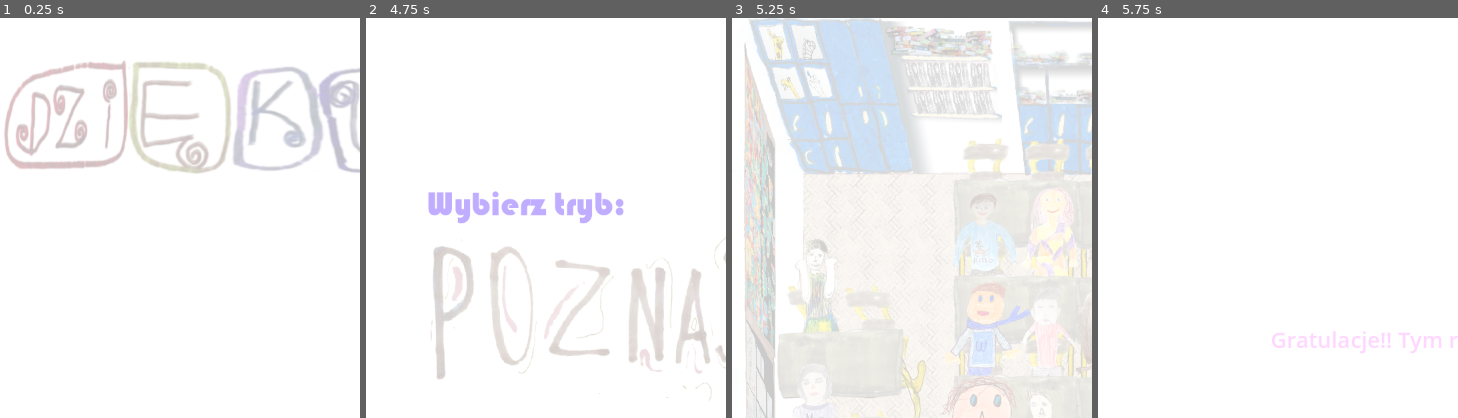
Above: before the commit, frames 1-4 (left to right).
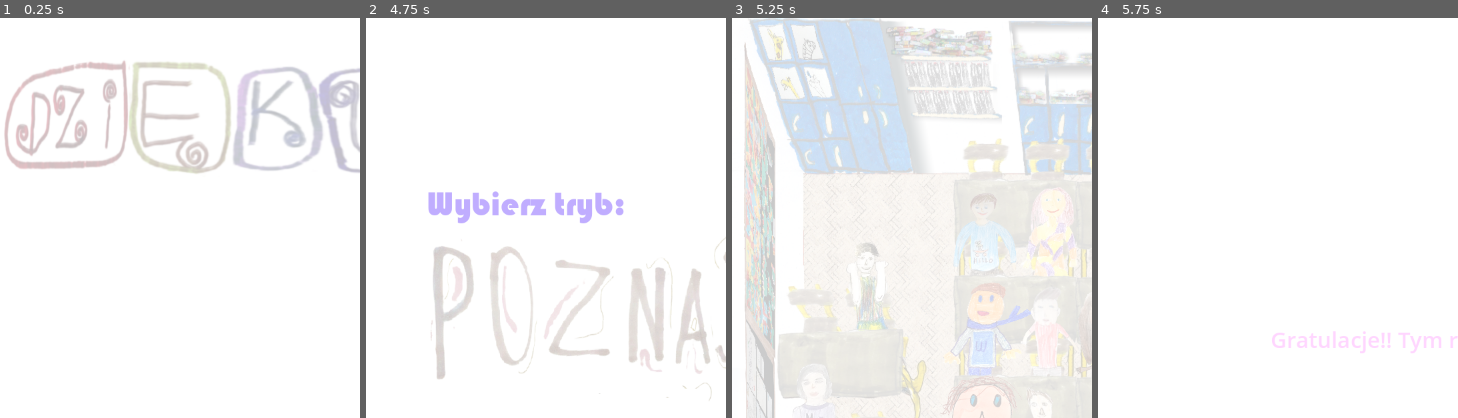
Above: after the commit, the same moments.

Repository: Whyshchuck/Laurka-2026
Game: Godot game, scene res://mode_selection.tscn
Same seed, same stepped clock (60 frames per second), same inputs: the game is played once before the commit and once after it.
Inputs (mouse positions are % of the whole screen's width and height, from its top left):
- Up to frame 1 (0.25 s): no input
- Up to frame 2 (4.75 s): tap Enter at 0.5 s; move the mouse to (72, 45) at 0.52 s; tap 0 every 0.75 s from 0.6 to 4.35 s; click (72, 45) at 0.67 s; move the mouse to (30, 55) at 1.27 s; click (30, 55) at 1.42 s; move the mouse to (60, 28) at 2.02 s; click (60, 28) at 2.17 s; move the mouse to (45, 70) at 2.77 s; click (45, 70) at 2.92 s; move the mouse to (80, 65) at 3.52 s; click (80, 65) at 3.67 s; tap Space at 4.25 s; move the mouse to (20, 35) at 4.27 s; click (20, 35) at 4.42 s
- Up to frame 3 (5.25 s): move the mouse to (55, 50) at 5.02 s; tap 0 at 5.1 s; click (55, 50) at 5.17 s
- Up to frame 4 (5.75 s): no input
The pictures show only the part of the screen within x 0-50%, y 0-50%; the shares and areas given below are measured in that part.

Frames 1-2 are identical in both runs. In frame 3, 0.7% of the frame differs, in the area x 18-50%, y 55-95%; in frame 4, nothing differs.

Commit message:
position update

Diff:
--- a/classroom.tscn
+++ b/classroom.tscn
@@ -662,16 +662,16 @@
 stream = ExtResource("23_1j5ya")
 
 [node name="Jasiek" parent="Pupils" instance=ExtResource("6_6e7js")]
-position = Vector2(123, 516)
+position = Vector2(228, 515)
 collision_layer = 1
 collision_mask = 2
 
 [node name="TextureRect" type="TextureRect" parent="Pupils/Jasiek"]
 z_as_relative = false
-offset_left = -59.0
-offset_top = -214.0
-offset_right = 234.0
-offset_bottom = 201.0
+offset_left = -88.0
+offset_top = -208.0
+offset_right = 205.0
+offset_bottom = 207.0
 rotation = 0.000479039
 scale = Vector2(0.457519, 0.584619)
 texture = ExtResource("14_1h0yc")
